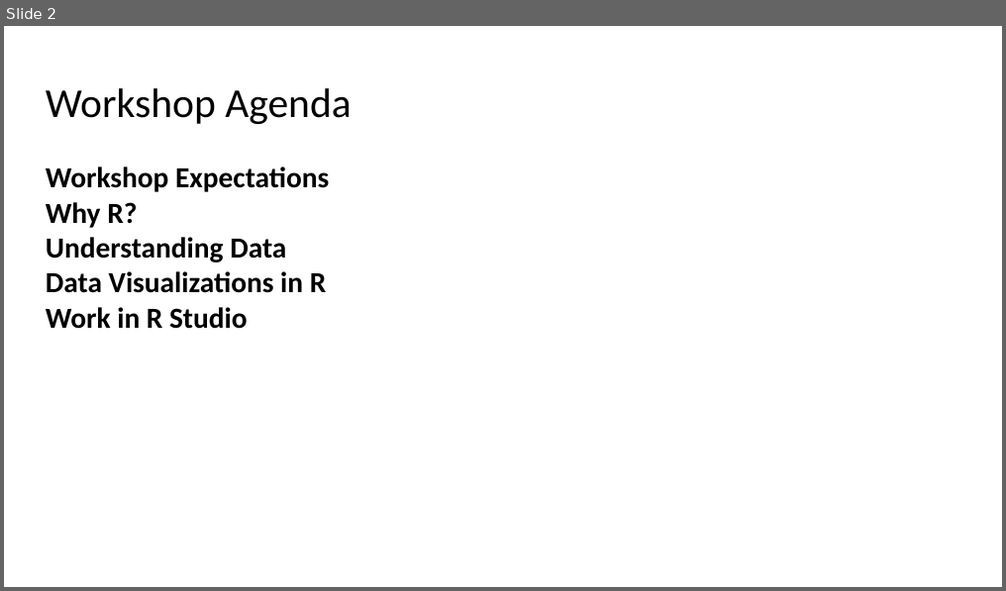
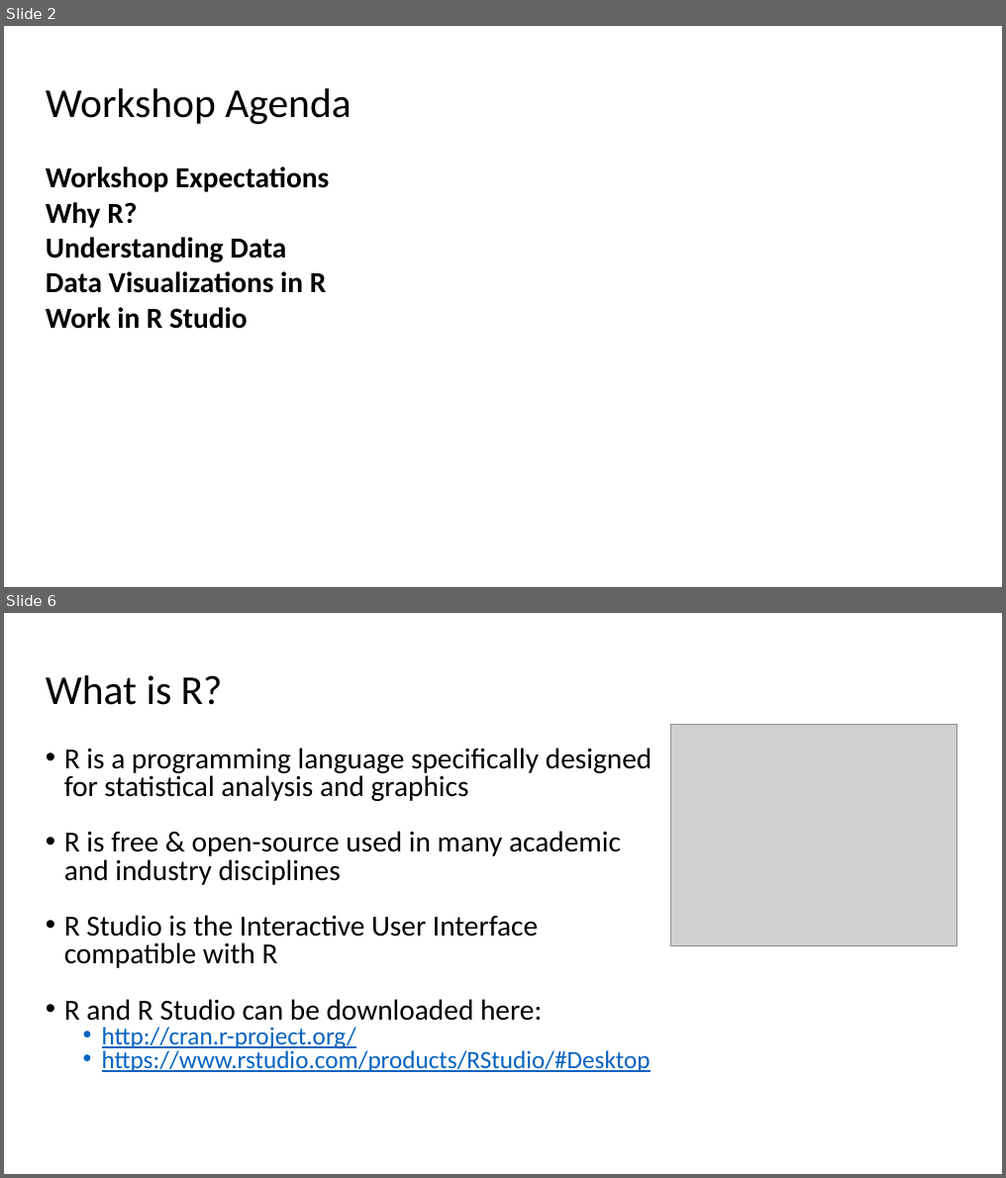
Before and after one commit to RAJohansen/UCL_Workshops, a slide deck: Intro_to_R/Introduction to R.pptx. Shown one above the other, each under a label of ours: slide 2 before the commit, slides 2 and 6 after it; the slides between them are not shown. The pictures are 1006x591 and 1006x1178 pixels, drawn with LibreOffice and Linux fonts; fonts in the diff are those of the drawing; grey boxes stand for pictures. Boxes give left, top, right and bottom in pixels: in the first picture for what was removed or moved away, otherwise in the second. Text is boxed around its words. In the diff, an @@ line names an element or a change of style, - is before the commit and + after.

```diff
--- a/Intro_to_R/Introduction to R.pptx
+++ b/Intro_to_R/Introduction to R.pptx
@@ slide 6 added at <box>4,613,1002,1174</box>, background #FFFFFF @@
@@ title added at <box>46,675,223,705</box>, 39.6 pt, text #000000 @@
+What is R?
@@ picture added at <box>671,724,957,947</box> @@
@@ text added at <box>64,748,652,1072</box>, 28 pt, text #000000 @@
+• R is a programming language specifically designed for statistical analysis and graphics
+• R is free & open-source used in many academic and industry disciplines
+• R Studio is the Interactive User Interface compatible with R
+• R and R Studio can be downloaded here:
+  • http://cran.r-project.org/
+  • https://www.rstudio.com/products/RStudio/#Desktop
```
Also in this commit, not shown: 9 slides changed, 1 other slide added.
